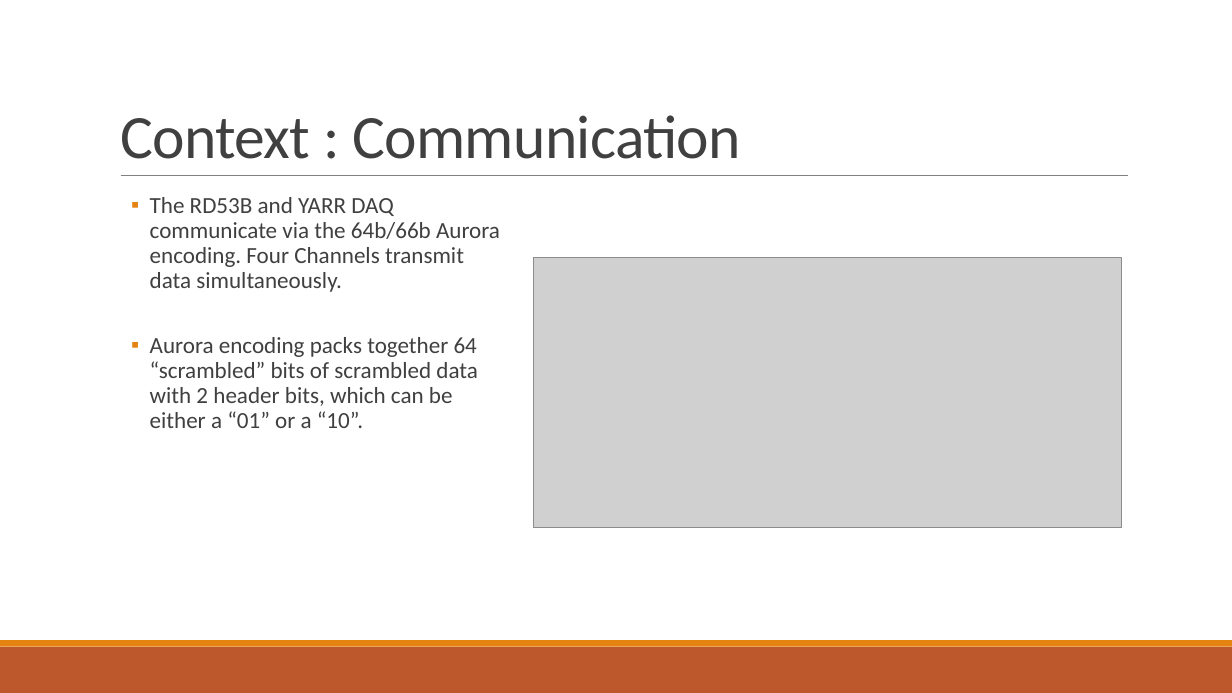
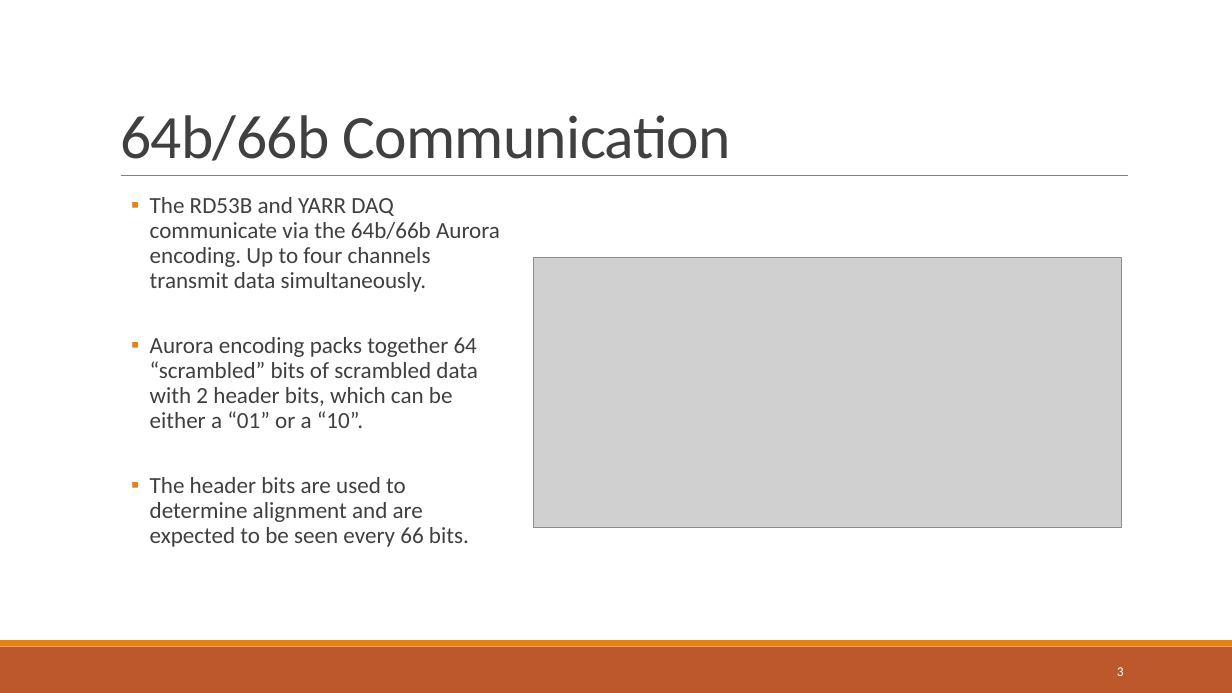
Before and after one commit to AnatoliyMartynyuk/YARR-rx-recovery, a slide deck: slide 3 of docs/thesis/SEE_tol_aurora_gbox.pptx. Drawn at 1232x693 pixels with LibreOffice and Linux fonts; fonts in the diff are those of the drawing; grey boxes stand for pictures. Boxes give left, top, right and bottom in pixels: in the first picture for what was removed or moved away, otherwise in the second. Text is boxed around its words. In the diff, an @@ line names an element or a change of style, - is before the commit and + after.

```diff
--- a/docs/thesis/SEE_tol_aurora_gbox.pptx
+++ b/docs/thesis/SEE_tol_aurora_gbox.pptx
@@ title at [120,115,731,161]: text changed @@
-Context : Communication
+64b/66b Communication
@@ text at [150,197,500,292]: text changed @@
-  ▪ The RD53B and YARR DAQ communicate via the 64b/66b Aurora encoding. Four Channels transmit data simultaneously.
+  ▪ The RD53B and YARR DAQ communicate via the 64b/66b Aurora encoding. Up to four channels transmit data simultaneously.
@@ text at [150,477,469,547]: paragraph added @@
+  ▪ The header bits are used to determine alignment and are expected to be seen every 66 bits.
@@ page number added at [1117,667,1124,676], 10.5 pt, text #FFFFFF @@
+3
```
Also in this commit, not shown: 9 other slides changed, 8 other files.
